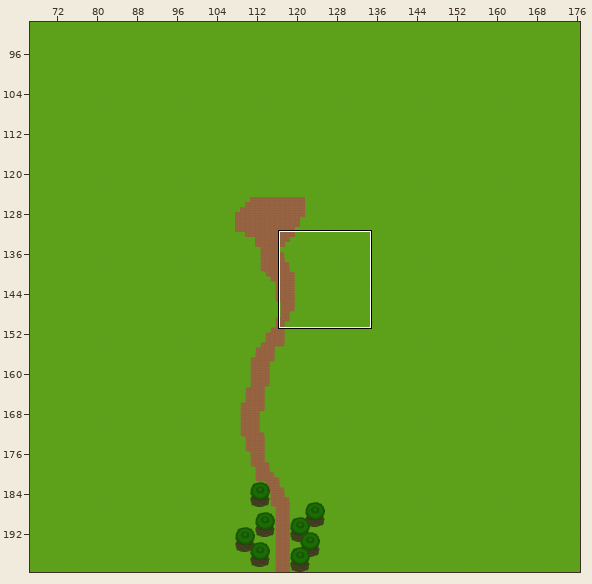
Level history. Tiled map: game/assets/area1.tmx. Above, an overview of the earlier version with the close-up marked.
Close-up. The starting point:
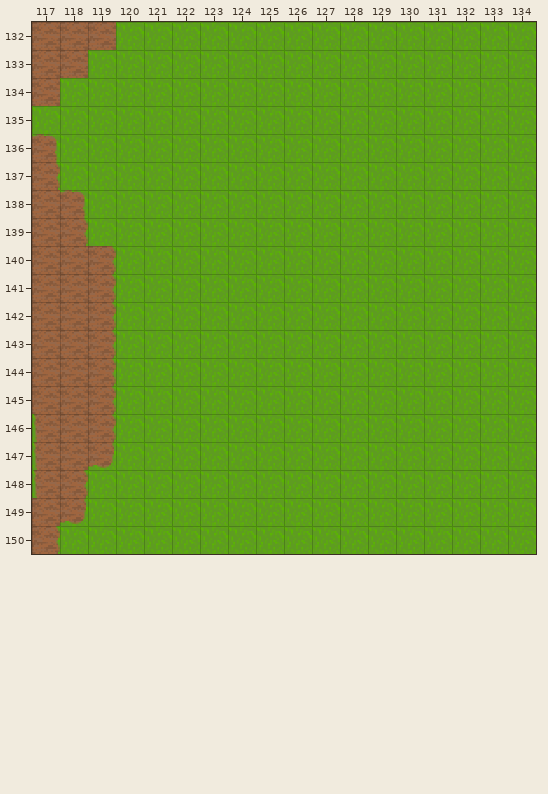
Cells are 32x32 px. Shown: x 117..134, y 132..150. The commit also changed other parts of the map, which this record leaves out. Tiles whose own drawing changed are shown in their newer look in all pictures.
Now the later version:
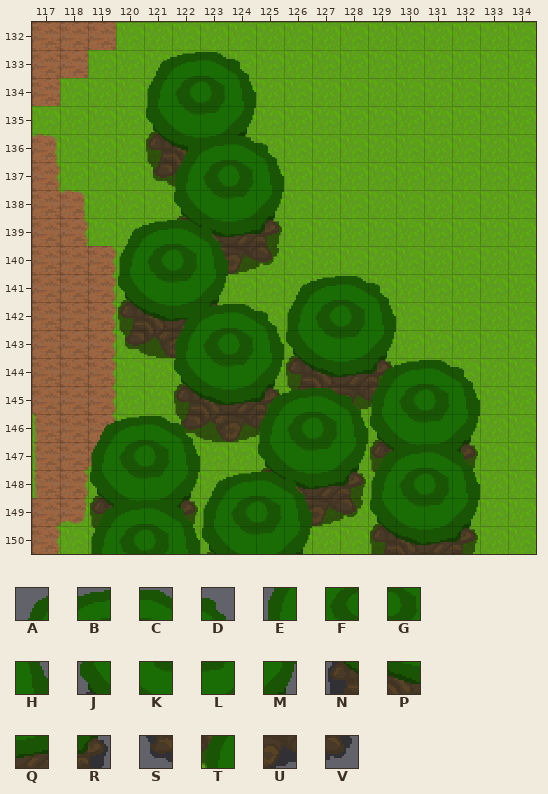
Key: from "tileset32": A 6, B 7, C 8, D 9, E 16, F 17, G 18, H 19, J 26, K 27, L 28, M 29, N 36, P 37, Q 38, R 39, S 46, T 47, U 48, V 49.
_ is an empty cell.
See-through tiles are keyed as they look on the map.
What changed:
Layer "world_bottom":
y 136: x 121..124 ____ -> NPQR
y 137: x 121..122 __ -> ST
y 139: x 122..125 ____ -> NPQR
y 140: x 123..125 ___ -> TUV
y 142: x 120..123 ____ -> NPQR
y 143: x 120..122 ___ -> STU
y 144: x 126..129 ____ -> NPQR
y 145: x 122..129 ________ -> NPQRSTUV
y 146: x 122..125 ____ -> STUV
y 147: x 129..132 ____ -> NPQR
y 148: x 125..129 _____ -> NPQRS; x 132 _ -> V
y 149: x 119..122 ____ -> NPQR; x 126..128 ___ -> TUV
y 150: x 119 _ -> S; x 122 _ -> V; x 129..132 ____ -> NPQR
Layer "world":
y 133: x 121..124 ____ -> ABCD
y 134: x 121..124 ____ -> EFGH
y 135: x 121..124 ____ -> JKLM
y 136: x 122..125 ____ -> ABCD
y 137: x 122..125 ____ -> EFGH
y 138: x 122..125 ____ -> JKLM
y 139: x 120..123 ____ -> ABCD
y 140: x 120..123 ____ -> EFGH
y 141: x 120..123 ____ -> JKLM; x 126..129 ____ -> ABCD
y 142: x 122..129 ________ -> ABCDEFGH
y 143: x 122..129 ________ -> EFGHJKLM
y 144: x 122..125 ____ -> JKLM; x 129..132 ____ -> ABCD
y 145: x 125..132 ________ -> ABCDEFGH
y 146: x 119..122 ____ -> ABCD; x 125..132 ________ -> EFGHJKLM
y 147: x 119..122 ____ -> EFGH; x 125..132 ________ -> JKLMABCD
y 148: x 119..126 ________ -> JKLMABCD; x 129..132 ____ -> EFGH
y 149: x 119..126 ________ -> ABCDEFGH; x 129..132 ____ -> JKLM
y 150: x 119..126 ________ -> EFGHJKLM
Where, in picture pixels (left, top, right, bottom), the same in both close-ups:
added: (90, 52, 480, 554)
